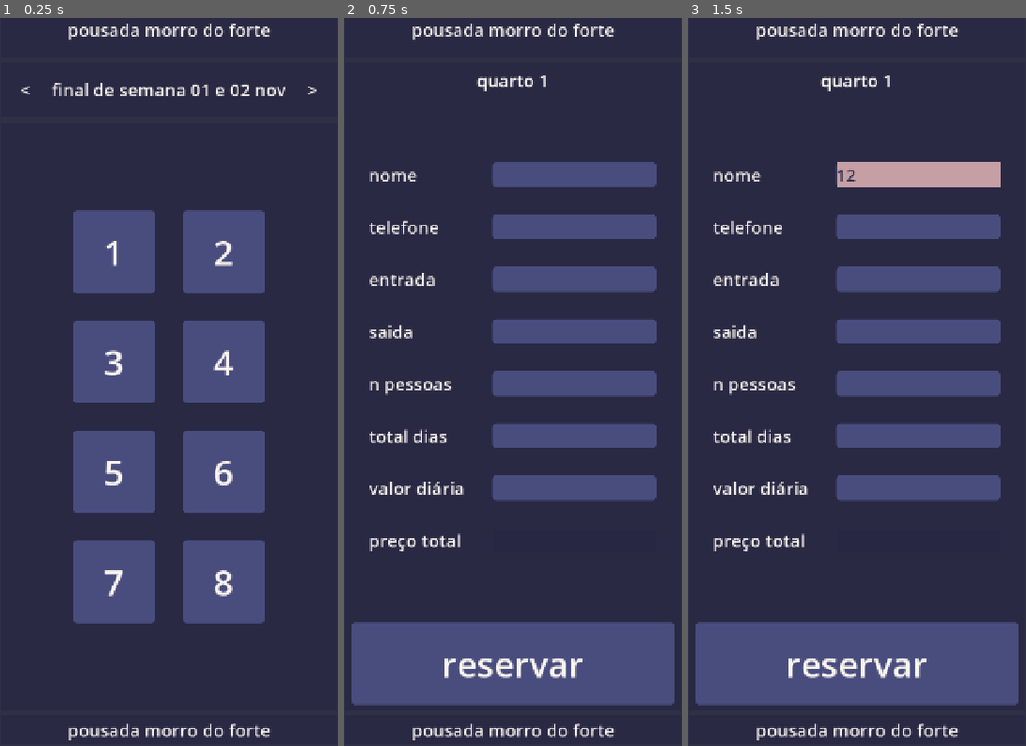
Above: before the commit, frames 1-3 (left to right).
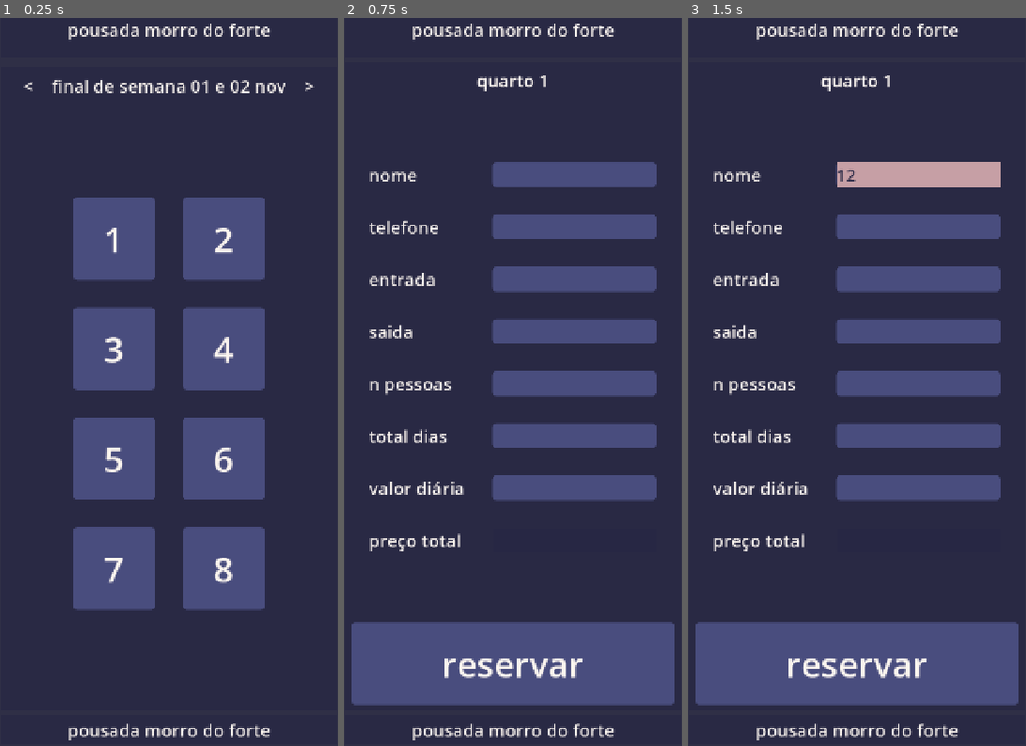
Above: after the commit, the same moments.

Repository: jazzdaniel/app_pousada
Game: Godot game, scene res://main.tscn
Two runs of this game, one before a commit and one after it. Both use one fixed random seed, a clock stepped at 60 frames per second and the inputs below.
Inputs (mouse positions are in pixels of both pictures, inside the frame that each line leads up to):
- Up to frame 1 (0.25 s): no input
- Up to frame 2 (0.75 s): click "1" at 0.5 s
- Up to frame 3 (1.5 s): click (917, 178) at 1.27 s; type "12" at 1.35 s

The runs differ from the first frame. In frame 1, 9.1% of the frame differs, in the area x 6-94%, y 8-84%; in frame 2, nothing differs; in frame 3, nothing differs.

Commit message:
right before creating independent scens

Diff:
--- a/main.tscn
+++ b/main.tscn
@@ -12,15 +12,15 @@
 grow_horizontal = 2
 grow_vertical = 2
 script = ExtResource("1_0xm2m")
-_1 = NodePath("Panel/MarginContainer/VBoxContainer/Panel3/GridContainer/1")
-_2 = NodePath("Panel/MarginContainer/VBoxContainer/Panel3/GridContainer/2")
-_3 = NodePath("Panel/MarginContainer/VBoxContainer/Panel3/GridContainer/3")
-_4 = NodePath("Panel/MarginContainer/VBoxContainer/Panel3/GridContainer/4")
-_5 = NodePath("Panel/MarginContainer/VBoxContainer/Panel3/GridContainer/5")
-_6 = NodePath("Panel/MarginContainer/VBoxContainer/Panel3/GridContainer/6")
-_7 = NodePath("Panel/MarginContainer/VBoxContainer/Panel3/GridContainer/7")
-_8 = NodePath("Panel/MarginContainer/VBoxContainer/Panel3/GridContainer/8")
-date_field = NodePath("Panel/MarginContainer/VBoxContainer/header2/HFlowContainer/Label2")
+_1 = NodePath("Panel/MarginContainer/VBoxContainer/page-container/home/MarginContainer/VFlowContainer/GridContainer/1")
+_2 = NodePath("Panel/MarginContainer/VBoxContainer/page-container/home/MarginContainer/VFlowContainer/GridContainer/2")
+_3 = NodePath("Panel/MarginContainer/VBoxContainer/page-container/home/MarginContainer/VFlowContainer/GridContainer/3")
+_4 = NodePath("Panel/MarginContainer/VBoxContainer/page-container/home/MarginContainer/VFlowContainer/GridContainer/4")
+_5 = NodePath("Panel/MarginContainer/VBoxContainer/page-container/home/MarginContainer/VFlowContainer/GridContainer/5")
+_6 = NodePath("Panel/MarginContainer/VBoxContainer/page-container/home/MarginContainer/VFlowContainer/GridContainer/6")
+_7 = NodePath("Panel/MarginContainer/VBoxContainer/page-container/home/MarginContainer/VFlowContainer/GridContainer/7")
+_8 = NodePath("Panel/MarginContainer/VBoxContainer/page-container/home/MarginContainer/VFlowContainer/GridContainer/8")
+date_field = NodePath("Panel/MarginContainer/VBoxContainer/page-container/home/MarginContainer/VFlowContainer/HFlowContainer/Label2")
 
 [node name="Panel" type="Panel" parent="."]
 layout_mode = 1
@@ -66,13 +66,19 @@
 theme = ExtResource("1_ig7tw")
 text = "pousada morro do forte"
 
-[node name="header2" type="Panel" parent="Panel/MarginContainer/VBoxContainer"]
-custom_minimum_size = Vector2(0, 100)
+[node name="page-container" type="Control" parent="Panel/MarginContainer/VBoxContainer"]
 layout_mode = 2
-size_flags_vertical = 0
-size_flags_stretch_ratio = 0.2
+size_flags_vertical = 3
 
-[node name="HFlowContainer" type="HBoxContainer" parent="Panel/MarginContainer/VBoxContainer/header2"]
+[node name="home" type="Panel" parent="Panel/MarginContainer/VBoxContainer/page-container"]
+layout_mode = 0
+offset_top = 10.0
+offset_right = 610.0
+offset_bottom = 1178.0
+size_flags_vertical = 3
+size_flags_stretch_ratio = 0.7
+
+[node name="MarginContainer" type="MarginContainer" parent="Panel/MarginContainer/VBoxContainer/page-container/home"]
 layout_mode = 1
 anchors_preset = 15
 anchor_right = 1.0
@@ -80,87 +86,79 @@
 grow_horizontal = 2
 grow_vertical = 2
 
-[node name="Label" type="Label" parent="Panel/MarginContainer/VBoxContainer/header2/HFlowContainer"]
+[node name="VFlowContainer" type="VBoxContainer" parent="Panel/MarginContainer/VBoxContainer/page-container/home/MarginContainer"]
+layout_mode = 2
+
+[node name="HFlowContainer" type="HBoxContainer" parent="Panel/MarginContainer/VBoxContainer/page-container/home/MarginContainer/VFlowContainer"]
+layout_mode = 2
+
+[node name="Label" type="Label" parent="Panel/MarginContainer/VBoxContainer/page-container/home/MarginContainer/VFlowContainer/HFlowContainer"]
 layout_mode = 2
 size_flags_horizontal = 6
 theme = ExtResource("1_ig7tw")
 text = "<"
 
-[node name="Label2" type="Label" parent="Panel/MarginContainer/VBoxContainer/header2/HFlowContainer"]
+[node name="Label2" type="Label" parent="Panel/MarginContainer/VBoxContainer/page-container/home/MarginContainer/VFlowContainer/HFlowContainer"]
 layout_mode = 2
 size_flags_horizontal = 6
 theme = ExtResource("1_ig7tw")
 text = "final de semana 01 e 02 nov"
 
-[node name="Label3" type="Label" parent="Panel/MarginContainer/VBoxContainer/header2/HFlowContainer"]
+[node name="Label3" type="Label" parent="Panel/MarginContainer/VBoxContainer/page-container/home/MarginContainer/VFlowContainer/HFlowContainer"]
 layout_mode = 2
 size_flags_horizontal = 6
 theme = ExtResource("1_ig7tw")
 text = ">"
 
-[node name="Panel3" type="Panel" parent="Panel/MarginContainer/VBoxContainer"]
+[node name="GridContainer" type="GridContainer" parent="Panel/MarginContainer/VBoxContainer/page-container/home/MarginContainer/VFlowContainer"]
 layout_mode = 2
-size_flags_vertical = 3
-size_flags_stretch_ratio = 0.7
-
-[node name="GridContainer" type="GridContainer" parent="Panel/MarginContainer/VBoxContainer/Panel3"]
-layout_mode = 1
-anchors_preset = 8
-anchor_left = 0.5
-anchor_top = 0.5
-anchor_right = 0.5
-anchor_bottom = 0.5
-offset_left = -155.0
-offset_top = -315.0
-offset_right = 155.0
-offset_bottom = 315.0
-grow_horizontal = 2
-grow_vertical = 2
+size_flags_horizontal = 4
+size_flags_vertical = 6
 columns = 2
 
-[node name="1" type="Button" parent="Panel/MarginContainer/VBoxContainer/Panel3/GridContainer"]
+[node name="1" type="Button" parent="Panel/MarginContainer/VBoxContainer/page-container/home/MarginContainer/VFlowContainer/GridContainer"]
 custom_minimum_size = Vector2(150, 150)
 layout_mode = 2
 theme = ExtResource("1_ig7tw")
 text = "1"
 
-[node name="2" type="Button" parent="Panel/MarginContainer/VBoxContainer/Panel3/GridContainer"]
+[node name="2" type="Button" parent="Panel/MarginContainer/VBoxContainer/page-container/home/MarginContainer/VFlowContainer/GridContainer"]
 custom_minimum_size = Vector2(150, 150)
 layout_mode = 2
 theme = ExtResource("1_ig7tw")
 text = "2"
 
-[node name="3" type="Button" parent="Panel/MarginContainer/VBoxContainer/Panel3/GridContainer"]
+[node name="3" type="Button" parent="Panel/MarginContainer/VBoxContainer/page-container/home/MarginContainer/VFlowContainer/GridContainer"]
 custom_minimum_size = Vector2(150, 150)
 layout_mode = 2
 theme = ExtResource("1_ig7tw")
 text = "3"
 
-[node name="4" type="Button" parent="Panel/MarginContainer/VBoxContainer/Panel3/GridContainer"]
+[node name="4" type="Button" parent="Panel/MarginContainer/VBoxContainer/page-container/home/MarginContainer/VFlowContainer/GridContainer"]
 custom_minimum_size = Vector2(150, 150)
 layout_mode = 2
 theme = ExtResource("1_ig7tw")
 text = "4"
 
-[node name="5" type="Button" parent="Panel/MarginContainer/VBoxContainer/Panel3/GridContainer"]
+[node name="5" type="Button" parent="Panel/MarginContainer/VBoxContainer/page-container/home/MarginContainer/VFlowContainer/GridContainer"]
 custom_minimum_size = Vector2(150, 150)
 layout_mode = 2
 theme = ExtResource("1_ig7tw")
 text = "5"
 
-[node name="6" type="Button" parent="Panel/MarginContainer/VBoxContainer/Panel3/GridContainer"]
+[node name="6" type="Button" parent="Panel/MarginContainer/VBoxContainer/page-container/home/MarginContainer/VFlowContainer/GridContainer"]
 custom_minimum_size = Vector2(150, 150)
 layout_mode = 2
 theme = ExtResource("1_ig7tw")
 text = "6"
 
-[node name="7" type="Button" parent="Panel/MarginContainer/VBoxContainer/Panel3/GridContainer"]
+[node name="7" type="Button" parent="Panel/MarginContainer/VBoxContainer/page-container/home/MarginContainer/VFlowContainer/GridContainer"]
 custom_minimum_size = Vector2(150, 150)
 layout_mode = 2
 theme = ExtResource("1_ig7tw")
 text = "7"
 
-[node name="8" type="Button" parent="Panel/MarginContainer/VBoxContainer/Panel3/GridContainer"]
+[node name="8" type="Button" parent="Panel/MarginContainer/VBoxContainer/page-container/home/MarginContainer/VFlowContainer/GridContainer"]
 custom_minimum_size = Vector2(150, 150)
 layout_mode = 2
 theme = ExtResource("1_ig7tw")
